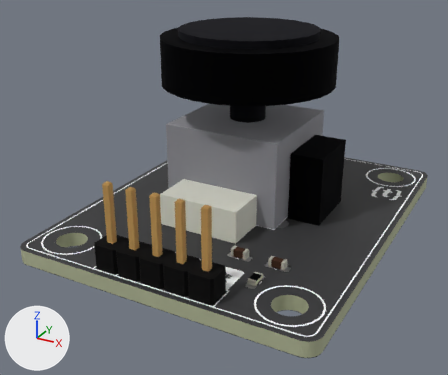
The glTF model assets/img/kit/s17.glb as it was, and as the next commit left it.
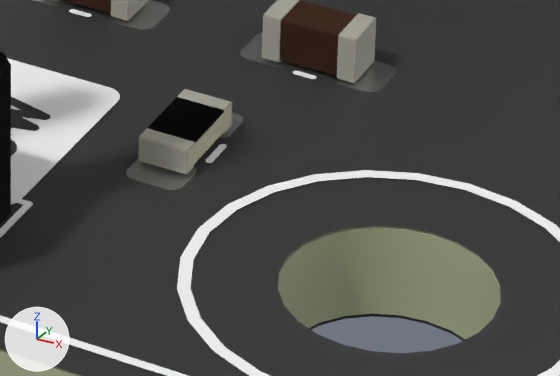
The first picture shows the older version from a 50 mm lens placed at (0.1445, -0.1775, 0.0318), pointed at (0.1146, -0.1232, 0.0047). The close-ups show the older and then the newer version on the part from 50% to 71% of the width and 68% to 85% of the height of that picture. Only the edits that show in the close-ups are written down. The lights are fixed; the arrows at lower left show +X, +Y and +Z. Where no turn or scale is listed for an object, it has been applied to the vertices. Vertices at exactly the same position are counted once.

Names of what the first close-up shows: '=>[0:1:1:10]', '=>[0:1:1:11]', '=>[0:1:1:6]', '=>[0:1:1:7]', '=>[0:1:1:9]', 'C1', 'C2', 'J1', 'R1'.
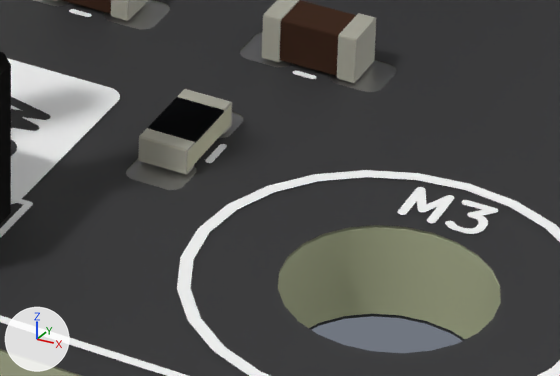
Pixel boxes (x1, y1, x2, y2) of what changed, in the close-ups (560 x 376 px):
part 1 of me_joystick_silkscreen, added
    after: (445, 200, 498, 234)
part 2 of me_joystick_silkscreen, added
    after: (398, 187, 454, 223)

What changed in the scene script:
```text
Change me_joystick_silkscreen:
    used by ob_0_1_1_7; location = (0.0, 0.0, 0.0)
    remove me_joystick_silkscreen.from_pydata(...)  # 1908 vertices, 1900 faces; spans x 0.1005..0.1315, y -0.1395..-0.1005, z 0.0016
    add me_joystick_silkscreen.from_pydata(...)  # 2468 vertices, 2444 faces; spans x 0.1005..0.1315, y -0.1395..-0.1005, z 0.0016
    me_joystick_silkscreen part 1: a new loose piece of 75 vertices spanning x 0.1281..0.1287, y -0.1342..-0.1334, z 0.0016, in mat_mat_12 (white #fbfbfb)
    me_joystick_silkscreen part 2: a new loose piece of 65 vertices spanning x 0.1273..0.128, y -0.1342..-0.1334, z 0.0016, in mat_mat_12 (white #fbfbfb)
    other edits to the shape of me_joystick_silkscreen do not show in these pictures
```
